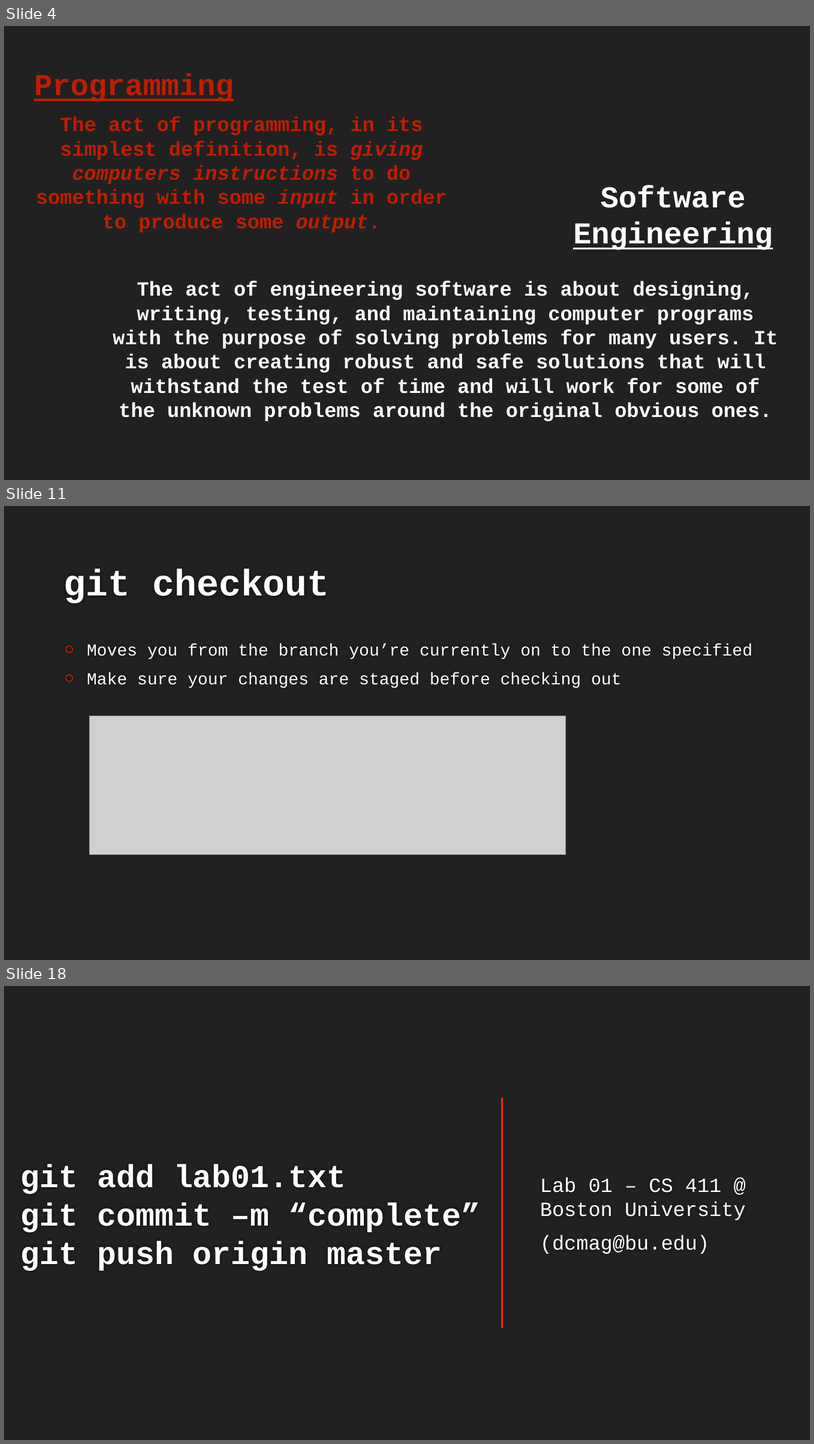
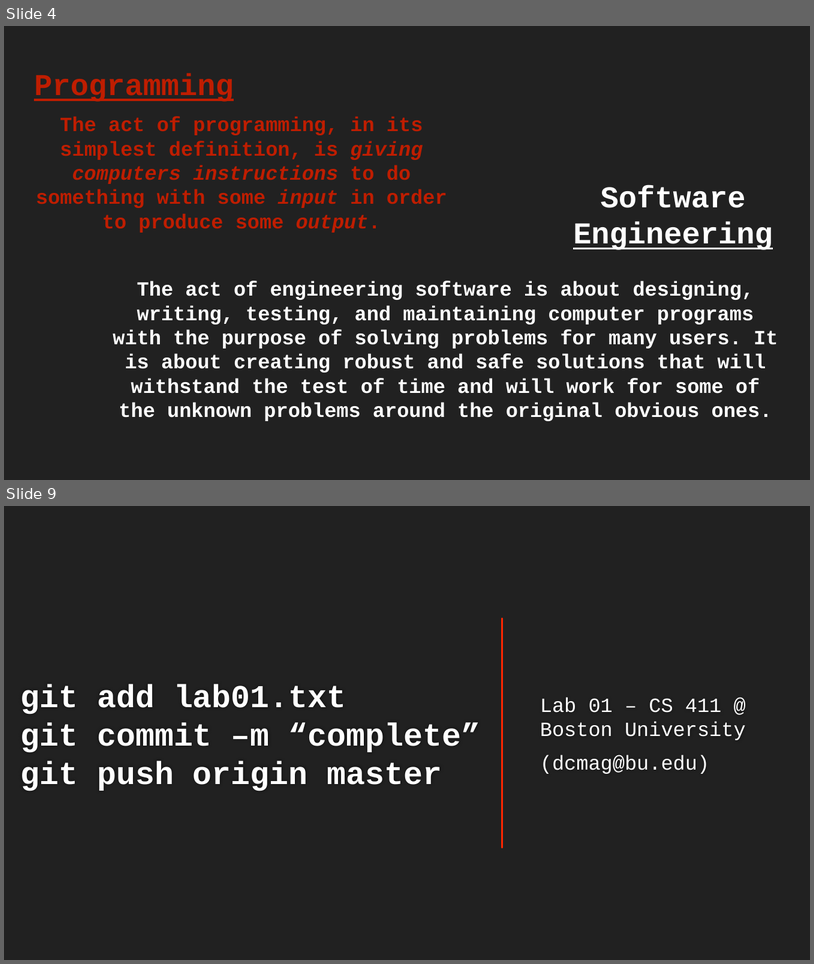
Before and after one commit to dcmaglione/bu-cs411-spring24, a slide deck: lab_slides/Lab-01/Lab-01.pptx. Shown one above the other, each under a label of ours: slides 4, 11 and 18 before the commit, slides 4 and 9 after it; the slides between them are not shown. The pictures are 814x1444 and 814x964 pixels, drawn with LibreOffice and Linux fonts; fonts in the diff are those of the drawing; grey boxes stand for pictures; background and template pictures are left out. Boxes give left, top, right and bottom in pixels: in the first picture for what was removed or moved away, otherwise in the second. Text is boxed around its words. In the diff, an @@ line names an element or a change of style, - is before the commit and + after.

```diff
--- a/lab_slides/Lab-01/Lab-01.pptx
+++ b/lab_slides/Lab-01/Lab-01.pptx
@@ slide 11 removed at box(4, 506, 810, 960), background #212121 @@
@@ title removed at box(63, 569, 330, 603) @@
-git checkout
@@ text removed at box(87, 643, 753, 688) @@
-○ Moves you from the branch you’re currently on to the one specified
-○ Make sure your changes are staged before checking out
@@ picture removed at box(89, 716, 566, 855) @@
@@ what was slide 18 is now slide 9 @@
```
Also in this commit, not shown: 1 slide changed, 4 slides added, 12 other slides removed, 4 other files.
